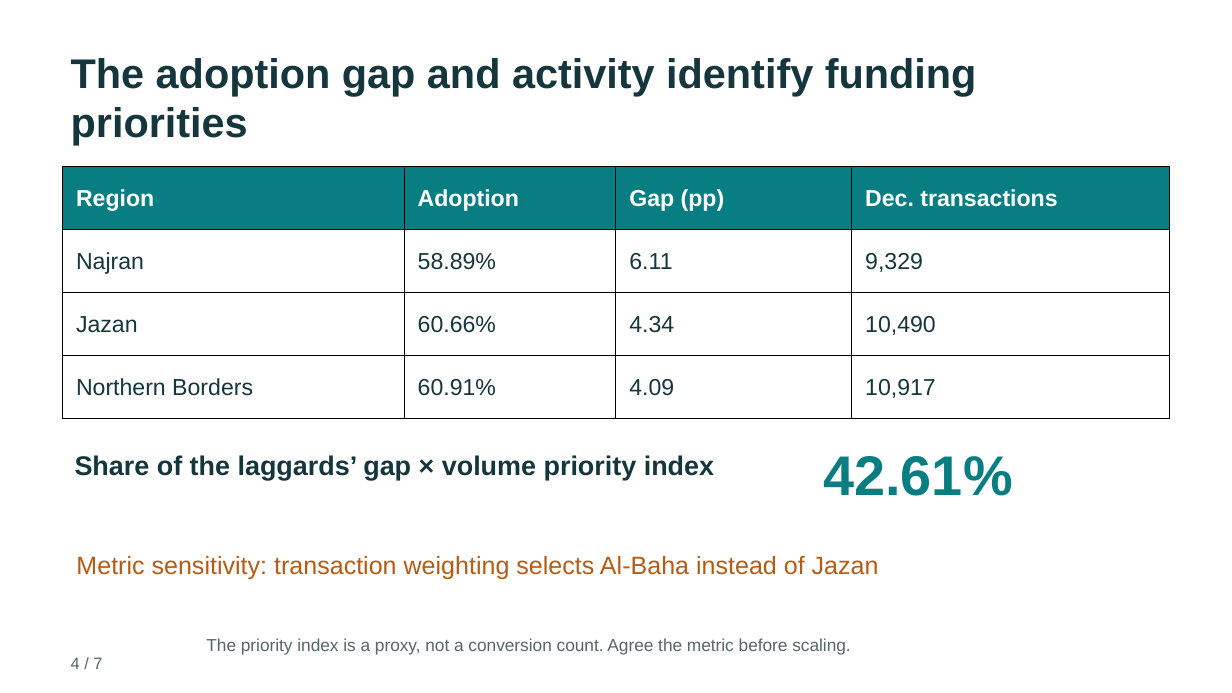
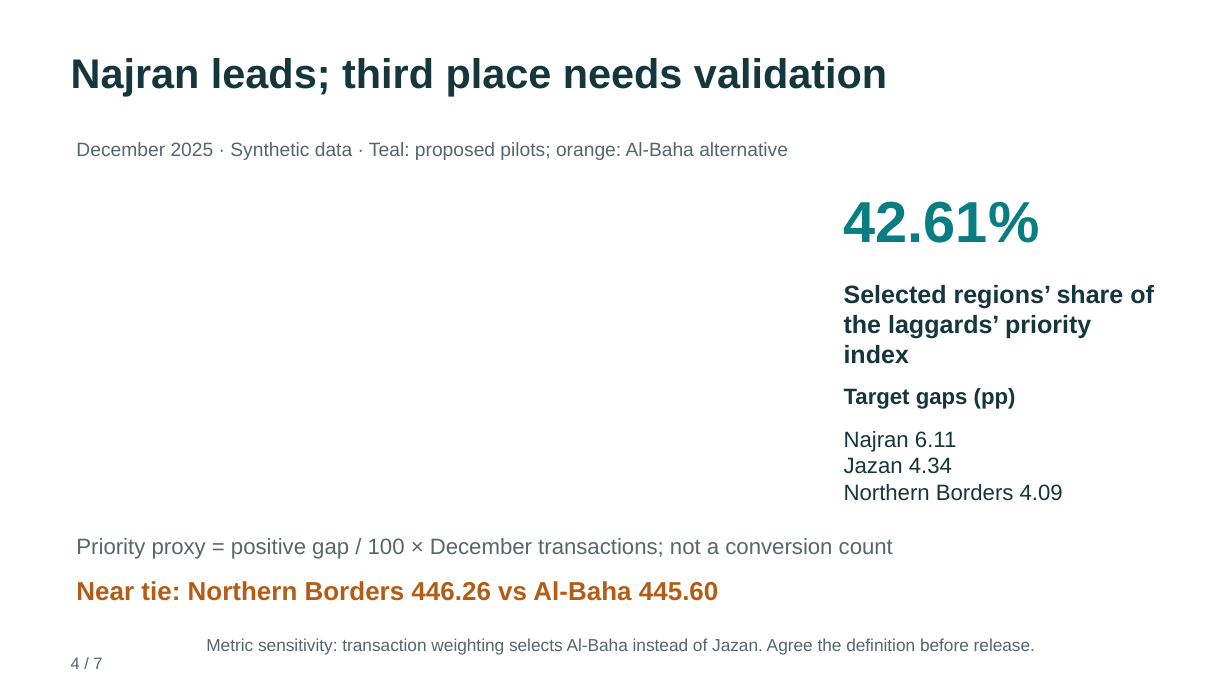
Before and after one commit to c3bod/sdaia-storytelling-tayseer-capstone, a slide deck: slide 4 of deliverables/Tayseer_Executive_Story_Final.pptx. Drawn at 1232x693 pixels with LibreOffice and Linux fonts; fonts in the diff are those of the drawing. Boxes give left, top, right and bottom in pixels: in the first picture for what was removed or moved away, otherwise in the second. Text is boxed around its words. In the diff, an @@ line names an element or a change of style, - is before the commit and + after.

Commit message:
Apply independent capstone review: pilot prerequisites, chart evidence and metric sensitivity

```diff
--- a/deliverables/Tayseer_Executive_Story_Final.pptx
+++ b/deliverables/Tayseer_Executive_Story_Final.pptx
@@ text at [71, 58, 887, 96]: text changed @@
-The adoption gap and activity identify funding priorities
+Najran leads; third place needs validation
@@ text added at [76, 142, 788, 160], 15 pt, text #56666B @@
+December 2025 · Synthetic data · Teal: proposed pilots; orange: Al-Baha alternative
@@ table removed at [63, 166, 1170, 419], 4 rows, 4 columns @@
-Region | Adoption | Gap (pp) | Dec. transactions
-Najran | 58.89% | 6.11 | 9,329
-Jazan | 60.66% | 4.34 | 10,490
-Northern Borders | 60.91% | 4.09 | 10,917
@@ text "42.61%": place and size @@
-text "42.61%" at [823, 456, 1012, 496]
+text "42.61%" at [844, 201, 1040, 243]
@@ text "42.61%" at [844, 201, 1040, 243]: size 43.5 to 45 pt @@
@@ text at [844, 285, 1154, 364]: text changed; size 21 to 19.5 pt @@
-Share of the laggards’ gap × volume priority index
+Selected regions’ share of the laggards’ priority index
@@ text added at [844, 388, 1016, 409], 17.2 pt, text #15363D, bold @@
+Target gaps (pp)
@@ text added at [844, 431, 1063, 501], 17.2 pt, text #15363D @@
+Najran 6.11
+Jazan 4.34
+Northern Borders 4.09
@@ text added at [76, 538, 893, 559], 17.2 pt, text #56666B @@
+Priority proxy = positive gap / 100 × December transactions; not a conversion count
@@ text added at [76, 581, 719, 601], 20.2 pt, text #B45C16, bold @@
+Near tie: Northern Borders 446.26 vs Al-Baha 445.60
@@ text at [206, 638, 1035, 655]: text changed; size 19.5 to 13.5 pt; text colour #B45C16 to #56666B @@
-Metric sensitivity: transaction weighting selects Al-Baha instead of Jazan
+Metric sensitivity: transaction weighting selects Al-Baha instead of Jazan. Agree the definition before release.
@@ text removed at [206, 638, 850, 655] @@
-The priority index is a proxy, not a conversion count. Agree the metric before scaling.
```
Also in this commit, not shown: 4 other slides changed, 15 other files.
